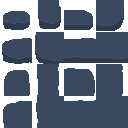
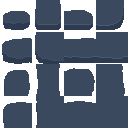
The second 128px x 128px image is a revision of the first. Changes to its layers:
painted on "buttons" over [18,0,128,128]
